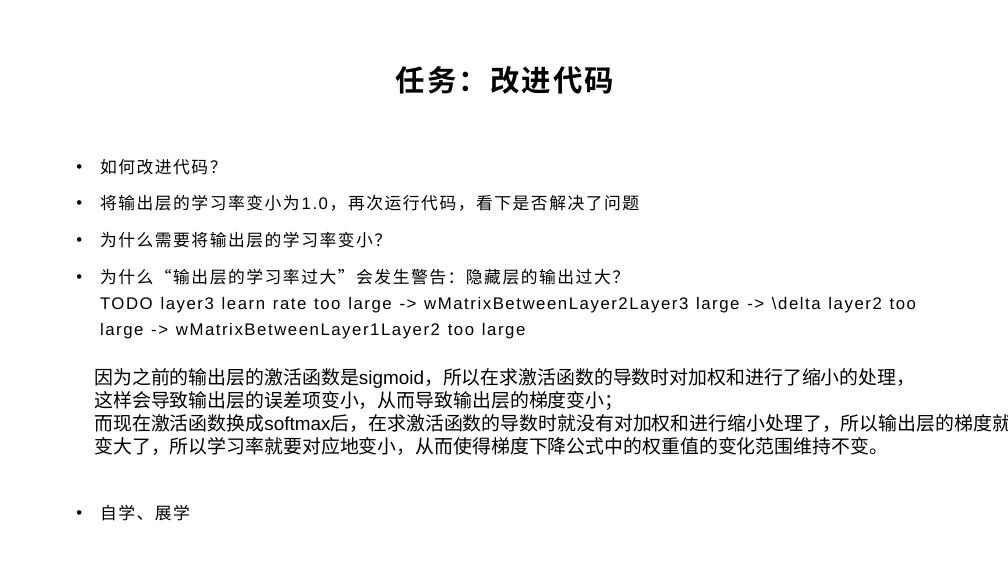
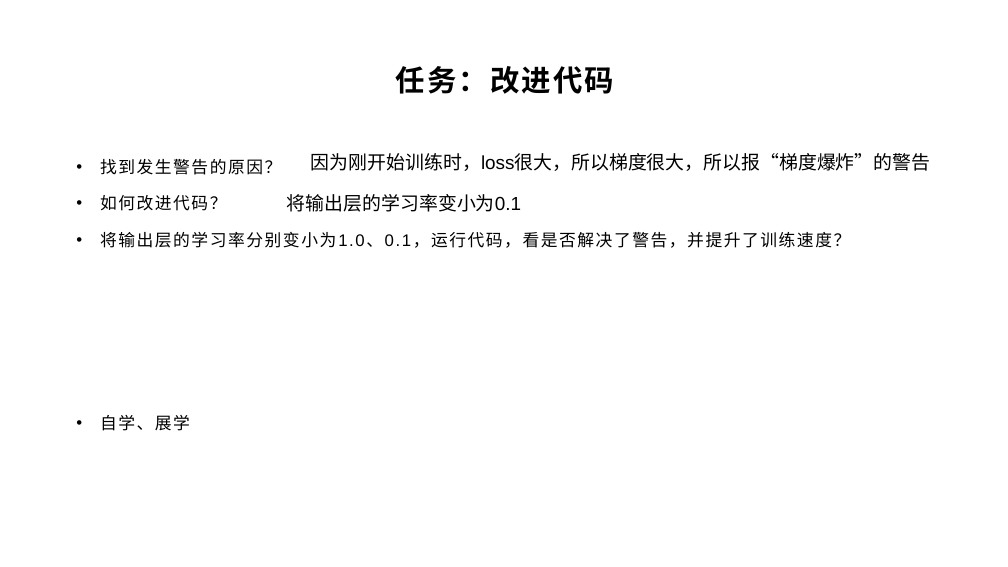
Before and after one commit to yyc-git/DeepLearningEdu, a slide deck: slide 25 of lessons/6_softmax/ppt/使用交叉熵损失函数和Softmax激活函数.pptx (slide 27 before the commit). Drawn at 1008x567 pixels with LibreOffice and Linux fonts; fonts in the diff are those of the drawing; background and template pictures are left out. Boxes give left, top, right and bottom in pixels: in the first picture for what was removed or moved away, otherwise in the second. Text is boxed around its words. In the diff, an @@ line names an element or a change of style, - is before the commit and + after.

```diff
--- a/lessons/6_softmax/ppt/使用交叉熵损失函数和Softmax激活函数.pptx
+++ b/lessons/6_softmax/ppt/使用交叉熵损失函数和Softmax激活函数.pptx
@@ text at [100,159,281,175]: paragraph added @@
+• 找到发生警告的原因？
@@ text at [311,153,930,171]: text changed @@
-因为之前的输出层的激活函数是sigmoid，所以在求激活函数的导数时对加权和进行了缩小的处理，
-这样会导致输出层的误差项变小，从而导致输出层的梯度变小；
-而现在激活函数换成softmax后，在求激活函数的导数时就没有对加权和进行缩小处理了，所以输出层的梯度就变大了，所以学习率就要对应地变小，从而使得梯度下降公式中的权重值的变化范围维持不变。
+因为刚开始训练时，loss很大，所以梯度很大，所以报“梯度爆炸”的警告
@@ text added at [287,194,521,212], 18 pt, text #000000 @@
+将输出层的学习率变小为0.1
@@ text at [100,232,850,248]: text changed @@
-• 将输出层的学习率变小为1.0，再次运行代码，看下是否解决了问题
-• 为什么需要将输出层的学习率变小？
-• 为什么“输出层的学习率过大”会发生警告：隐藏层的输出过大？
-  TODO layer3 learn rate too large -> wMatrixBetweenLayer2Layer3 large -> \delta layer2 too large -> wMatrixBetweenLayer1Layer2 too large
+• 将输出层的学习率分别变小为1.0、0.1，运行代码，看是否解决了警告，并提升了训练速度？
```
Also in this commit, not shown: 4 other slides changed, 2 slides removed, 3 other files.
